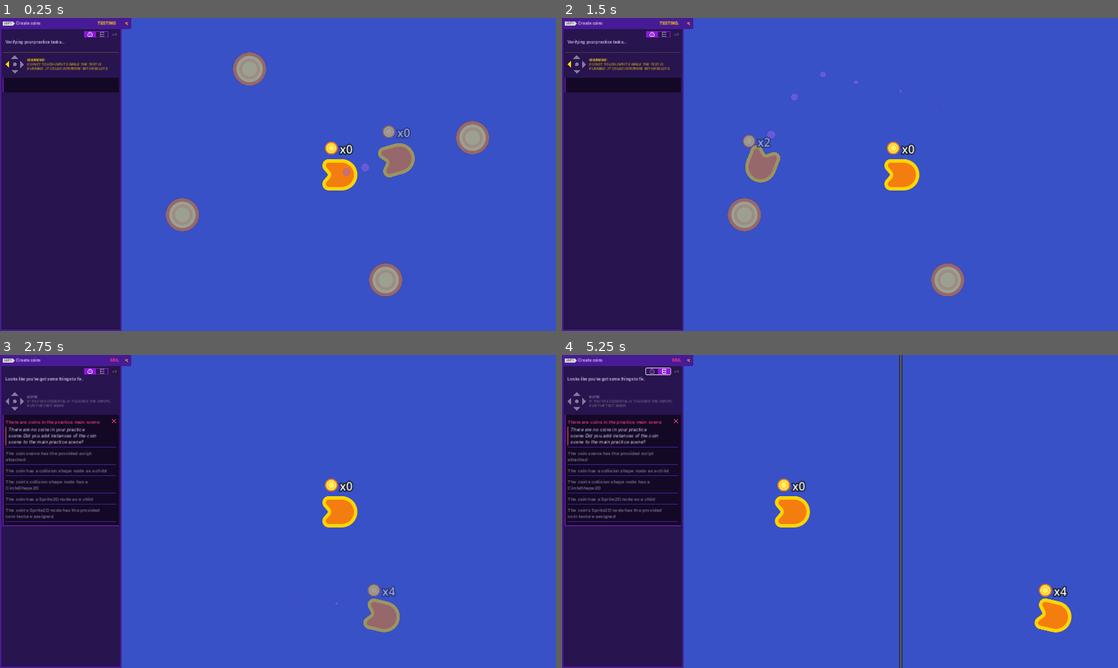
Above: before the commit, frames 1-4 (two rows, left to right).
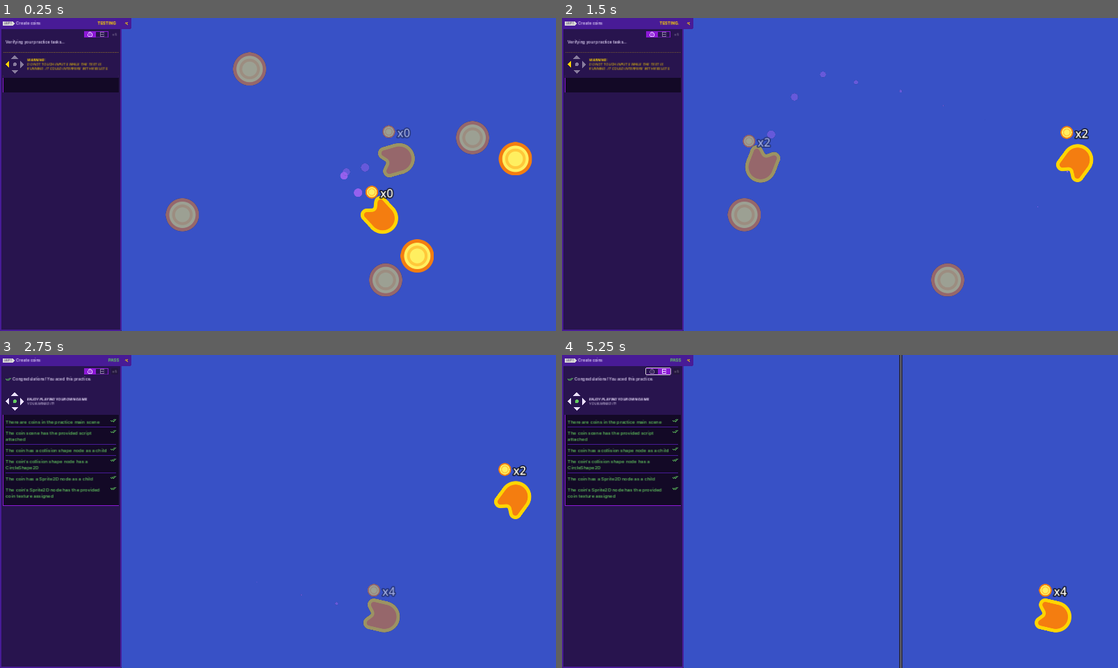
Above: after the commit, the same moments.

Repository: EricCa1/2d-GameDev-Course
Game: Godot game, scene res://practices/L6.P1.create_coins/create_coins.tscn
Two runs of this game, one before a commit and one after it. Both use one fixed random seed, a clock stepped at 60 frames per second and the inputs below. This scene is started directly instead of the project's main scene.
Inputs (mouse positions are in pixels of both pictures, inside the frame that each line leads up to):
- Up to frame 1 (0.25 s): no input
- Up to frame 2 (1.5 s): hold D (move_right) 0.53-1.28 s; hold S (move_down) from 1.28 s (still down)
- Up to frame 3 (2.75 s): release S (move_down) at 2.03 s; hold D (move_right) from 2.03 s (still down)
- Up to frame 4 (5.25 s): release D (move_right) at 2.78 s; hold W (move_up) 2.78-3.5 s; click (689, 361) at 3.5 s; tap Enter at 4.25 s; hold A (move_left) 4.28-5 s; click (656, 370) at 5 s

The runs differ from the first frame. In frame 1, 2.5% of the frame differs, in the area x 57-96%, y 39-82%; in frame 2, 1.4%; in frame 3, 5.2%, in the area x 0-96%, y 1-56%; in frame 4, 4.5%.

Commit message:
L8 Completed

Diff:
--- a/05.loot_it_all_workbook/lessons/gem.tscn
+++ b/05.loot_it_all_workbook/lessons/gem.tscn
@@ -7,6 +7,7 @@
 radius = 31.0
 
 [node name="Gem" type="Area2D" groups=["gem"]]
+collision_layer = 2
 script = ExtResource("1_yiyu0")
 
 [node name="Sprite2D" type="Sprite2D" parent="."]
--- a/05.loot_it_all_workbook/lessons/health_pack.tscn
+++ b/05.loot_it_all_workbook/lessons/health_pack.tscn
@@ -7,6 +7,7 @@
 radius = 26.0768
 
 [node name="HealthPack" type="Area2D" groups=["healing_item"]]
+collision_layer = 2
 script = ExtResource("1_61aym")
 
 [node name="Sprite2D" type="Sprite2D" parent="."]
--- a/05.loot_it_all_workbook/lessons/ship.tscn
+++ b/05.loot_it_all_workbook/lessons/ship.tscn
@@ -22,6 +22,7 @@
 outline_color = Color(0, 0, 0, 1)
 
 [node name="Ship" type="Area2D"]
+collision_mask = 2
 script = ExtResource("4_p1sls")
 
 [node name="Sprite2D" type="Sprite2D" parent="."]
--- a/05.loot_it_all_workbook/practices/L2.P1.pop_the_ball/ball.tscn
+++ b/05.loot_it_all_workbook/practices/L2.P1.pop_the_ball/ball.tscn
@@ -1,7 +1,10 @@
-[gd_scene load_steps=3 format=3 uid="uid://1p4dytrlo8fl"]
+[gd_scene load_steps=4 format=3 uid="uid://c2rtydtdrvscw"]
 
 [ext_resource type="Script" path="res://practices/L2.P1.pop_the_ball/ball.gd" id="1_do7ke"]
 [ext_resource type="Texture2D" uid="uid://cswtclqvybbba" path="res://assets/practice_assets/ball.png" id="2_qya4y"]
+
+[sub_resource type="CircleShape2D" id="CircleShape2D_ovjct"]
+radius = 57.0
 
 [node name="Ball" type="Area2D"]
 script = ExtResource("1_do7ke")
@@ -9,4 +12,7 @@
 [node name="Sprite2D" type="Sprite2D" parent="."]
 texture = ExtResource("2_qya4y")
 
+[node name="CollisionShape2D" type="CollisionShape2D" parent="."]
+shape = SubResource("CircleShape2D_ovjct")
+
 [connection signal="area_entered" from="." to="." method="_on_area_entered"]
--- a/05.loot_it_all_workbook/practices/L6.P1.create_coins/coin.tscn
+++ b/05.loot_it_all_workbook/practices/L6.P1.create_coins/coin.tscn
@@ -1,3 +1,17 @@
-[gd_scene format=3 uid="uid://e153scw637lj"]
+[gd_scene load_steps=4 format=3 uid="uid://day76jgn6j3xd"]
+
+[ext_resource type="Script" path="res://practices/L6.P1.create_coins/coin.gd" id="1_iwmdi"]
+[ext_resource type="Texture2D" uid="uid://b5n8ybmtouhk0" path="res://assets/practice_assets/coin.png" id="2_ls6jh"]
+
+[sub_resource type="CircleShape2D" id="CircleShape2D_5vvs8"]
+radius = 58.0086
 
 [node name="Coin" type="Area2D"]
+script = ExtResource("1_iwmdi")
+
+[node name="Sprite2D" type="Sprite2D" parent="."]
+texture = ExtResource("2_ls6jh")
+
+[node name="CollisionShape2D" type="CollisionShape2D" parent="."]
+position = Vector2(0, -1)
+shape = SubResource("CircleShape2D_5vvs8")
--- a/05.loot_it_all_workbook/practices/L6.P1.create_coins/create_coins.tscn
+++ b/05.loot_it_all_workbook/practices/L6.P1.create_coins/create_coins.tscn
@@ -1,7 +1,8 @@
-[gd_scene load_steps=3 format=3 uid="uid://bn7i00su0fr8p"]
+[gd_scene load_steps=4 format=3 uid="uid://dk404ru611u7d"]
 
 [ext_resource type="PackedScene" uid="uid://gttgp1gxtdwr" path="res://addons/gdquest_practice_framework/practice_solutions/L6.P1.create_coins/ship_create_coins.tscn" id="1_jd88d"]
 [ext_resource type="Script" path="res://practices/L6.P1.create_coins/ship_create_coins.gd" id="2_452i0"]
+[ext_resource type="PackedScene" uid="uid://day76jgn6j3xd" path="res://practices/L6.P1.create_coins/coin.tscn" id="3_emm6c"]
 
 [node name="CreateCoins" type="Node2D"]
 
@@ -25,3 +26,9 @@
 grow_horizontal = 2
 grow_vertical = 2
 color = Color(0.219608, 0.317647, 0.776471, 1)
+
+[node name="Coin" parent="." instance=ExtResource("3_emm6c")]
+position = Vector2(1231, 821)
+
+[node name="Coin2" parent="." instance=ExtResource("3_emm6c")]
+position = Vector2(1570, 486)
Not shown: 1 places in 05.loot_it_all_workbook/lessons/gem.tscn that only renumber resources
Not shown: 1 places in 05.loot_it_all_workbook/lessons/health_pack.tscn that only renumber resources
Not shown: 1 places in 05.loot_it_all_workbook/lessons/space_level.tscn that only renumber resources
Not shown: 1 places in 05.loot_it_all_workbook/practices/L2.P1.pop_the_ball/pop_the_ball.tscn that only renumber resources
Not shown: 1 places in 05.loot_it_all_workbook/practices/L5.P1.code_an_energy_pack/code_an_energy_pack.tscn that only renumber resources
Not shown: 1 places in 05.loot_it_all_workbook/practices/L6.P2.coins_and_energy_packs/coins_and_energy_packs.tscn that only renumber resources
Not shown: 1 places in 05.loot_it_all_workbook/practices/L7.P1.spawn_random_items/spawn_random_items.tscn that only renumber resources
